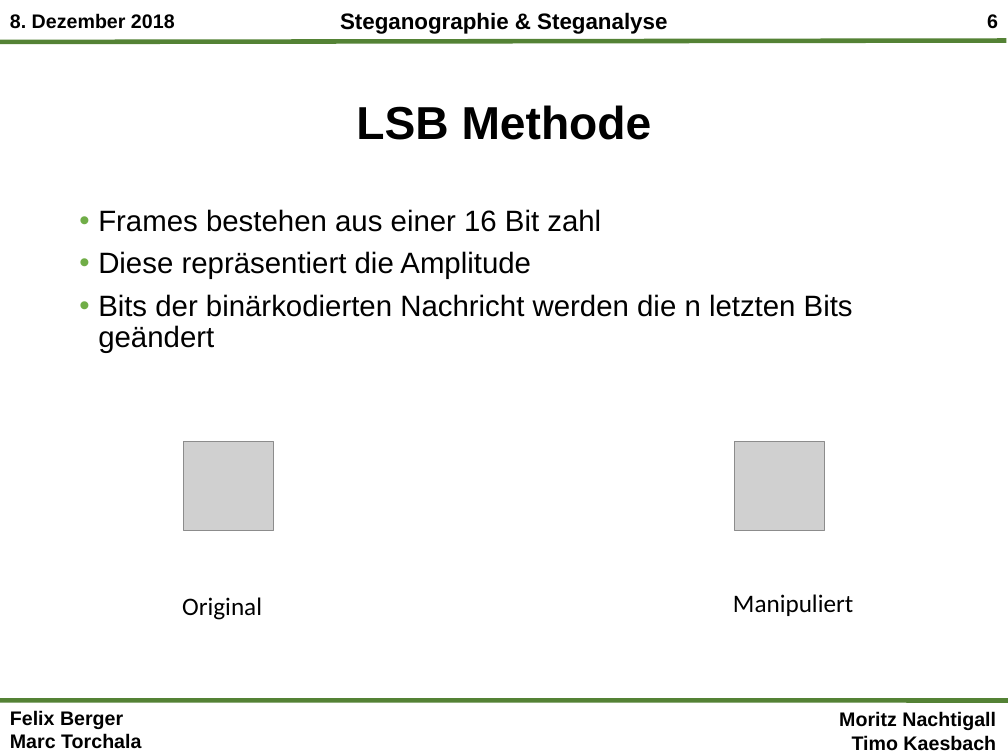
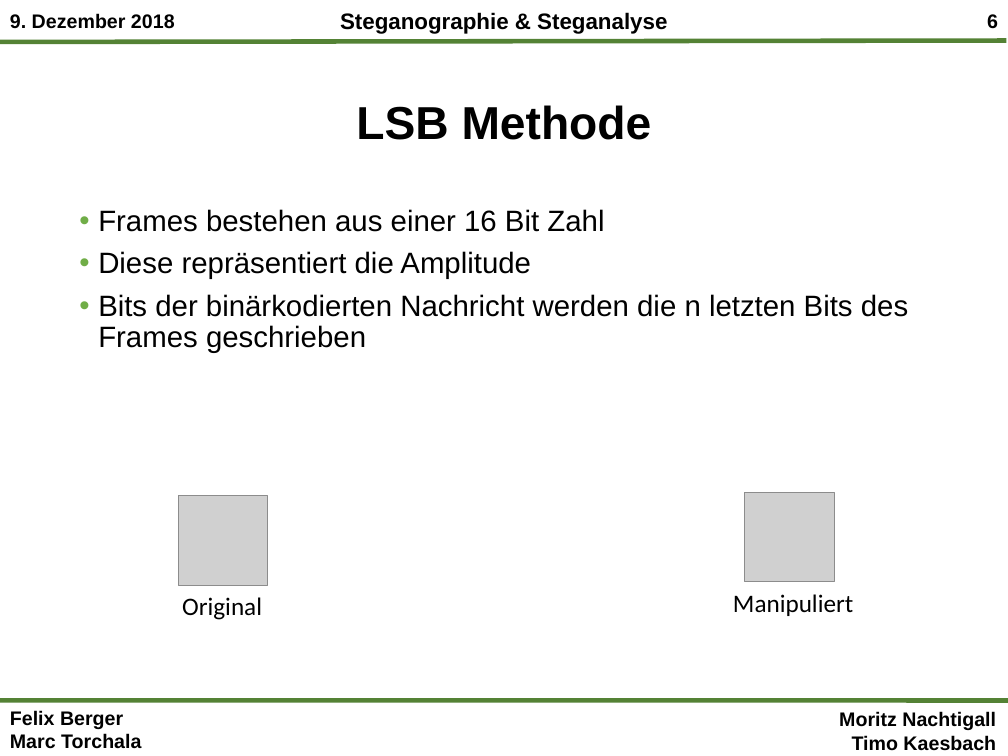
Before and after one commit to mtorchala/SteganographieSteganalyse, a slide deck: slide 6 of Präsentationen/Steganographie&Steganalyse_Gesamtpräsentation_Termin2.pptx. Drawn at 1008x756 pixels with LibreOffice and Linux fonts; fonts in the diff are those of the drawing; grey boxes stand for pictures; background and template pictures are left out. Boxes give left, top, right and bottom in pixels: in the first picture for what was removed or moved away, otherwise in the second. Text is boxed around its words. In the diff, an @@ line names an element or a change of style, - is before the commit and + after.

```diff
--- a/Präsentationen/Steganographie&Steganalyse_Gesamtpräsentation_Termin2.pptx
+++ b/Präsentationen/Steganographie&Steganalyse_Gesamtpräsentation_Termin2.pptx
@@ text at (10,13,175,29): text changed @@
-8. Dezember 2018
+9. Dezember 2018
@@ text at (98,209,604,232): text changed @@
-• Frames bestehen aus einer 16 Bit zahl
+• Frames bestehen aus einer 16 Bit Zahl
@@ text at (98,294,908,353): text changed @@
-• Bits der binärkodierten Nachricht werden die n letzten Bits geändert
+• Bits der binärkodierten Nachricht werden die n letzten Bits des Frames geschrieben
@@ picture: place and size @@
-picture at (183,442,273,531)
+picture at (178,496,268,586)
@@ picture: place and size @@
-picture at (735,442,825,531)
+picture at (745,492,835,582)
```
Also in this commit, not shown: 5 other slides changed, 4 other files.
